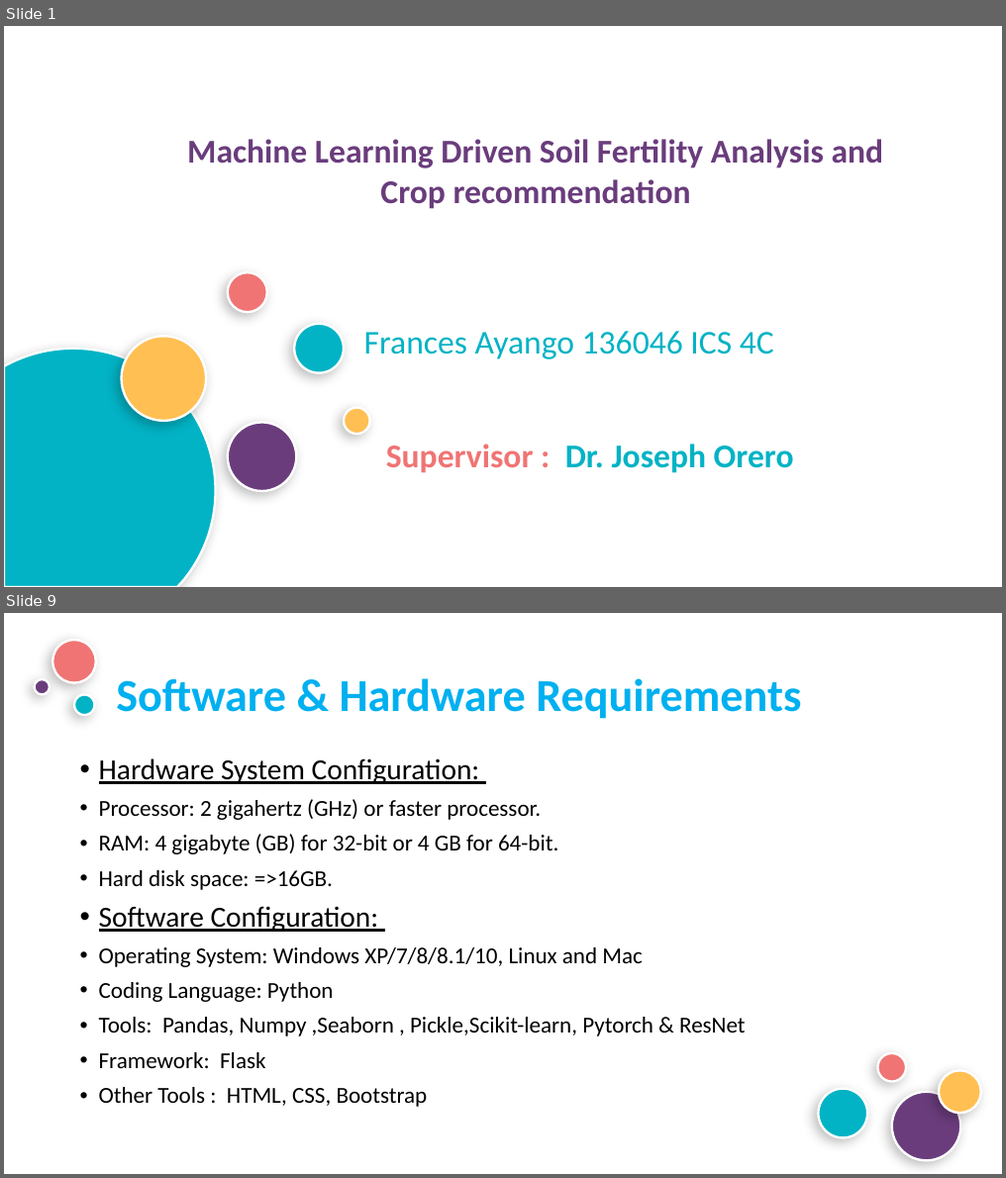
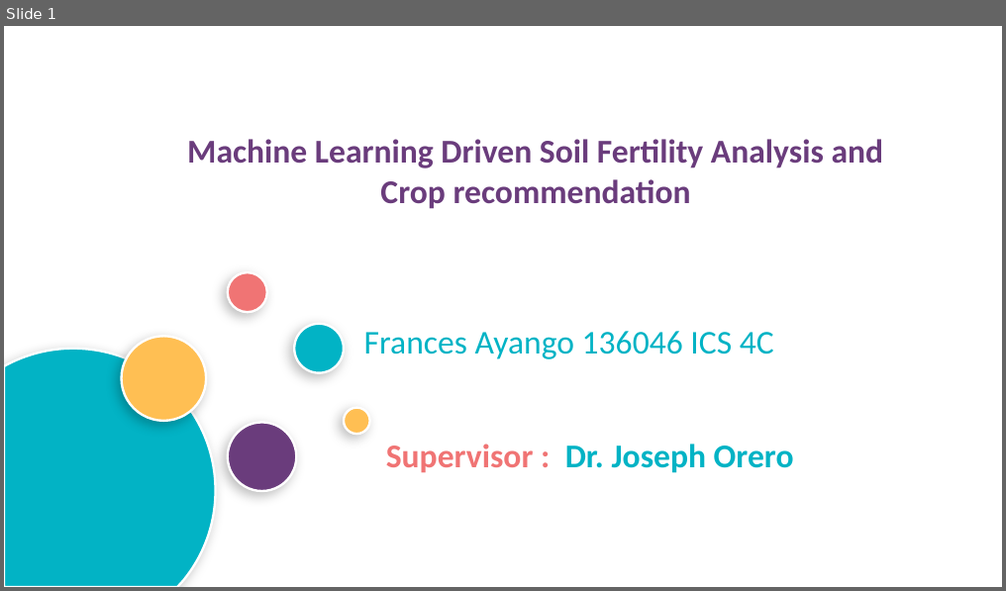
Before and after one commit to frances22-cloud/Soil-Fertility-Analysis, a slide deck: ppt.pptx. Shown one above the other, each under a label of ours: slides 1 and 9 before the commit, slide 1 after it; the slides between them are not shown. The pictures are 1006x1178 and 1006x591 pixels, drawn with LibreOffice and Linux fonts; fonts in the diff are those of the drawing; background and template pictures are left out. Boxes give left, top, right and bottom in pixels: in the first picture for what was removed or moved away, otherwise in the second. Text is boxed around its words. In the diff, an @@ line names an element or a change of style, - is before the commit and + after.

```diff
--- a/ppt.pptx
+++ b/ppt.pptx
@@ slide 9 removed at (x1=4, y1=613, x2=1002, y2=1174), background picture (left out) @@
@@ ellipse removed at (x1=53, y1=640, x2=96, y2=683) @@
@@ ellipse removed at (x1=34, y1=679, x2=49, y2=694) @@
@@ ellipse removed at (x1=74, y1=694, x2=94, y2=715) @@
@@ title removed at (x1=116, y1=678, x2=801, y2=719) @@
-Software & Hardware Requirements
@@ text removed at (x1=99, y1=759, x2=746, y2=1107) @@
-• Hardware System Configuration:
-• Processor: 2 gigahertz (GHz) or faster processor.
-• RAM: 4 gigabyte (GB) for 32-bit or 4 GB for 64-bit.
-• Hard disk space: =>16GB.
-• Software Configuration:
-• Operating System: Windows XP/7/8/8.1/10, Linux and Mac
-• Coding Language: Python
-• Tools: Pandas, Numpy ,Seaborn , Pickle,Scikit-learn, Pytorch & ResNet
-• Framework: Flask
-• Other Tools : HTML, CSS, Bootstrap
@@ ellipse removed at (x1=877, y1=1054, x2=906, y2=1082) @@
@@ ellipse removed at (x1=939, y1=1071, x2=982, y2=1114) @@
@@ ellipse removed at (x1=819, y1=1089, x2=868, y2=1139) @@
@@ ellipse removed at (x1=892, y1=1092, x2=960, y2=1161) @@
```
Also in this commit, not shown: 3 slides changed, 3 slides added, 11 other slides removed, 24 other files.
